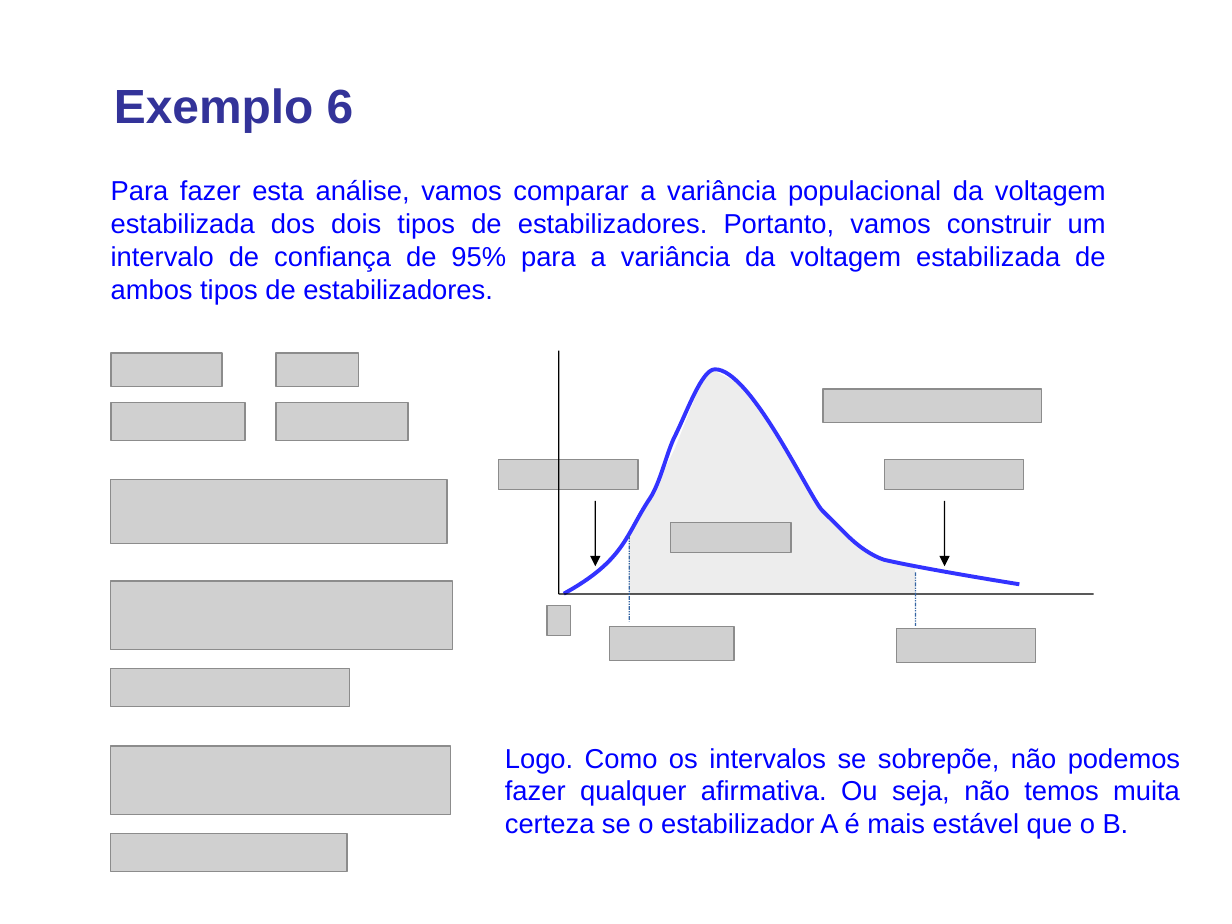
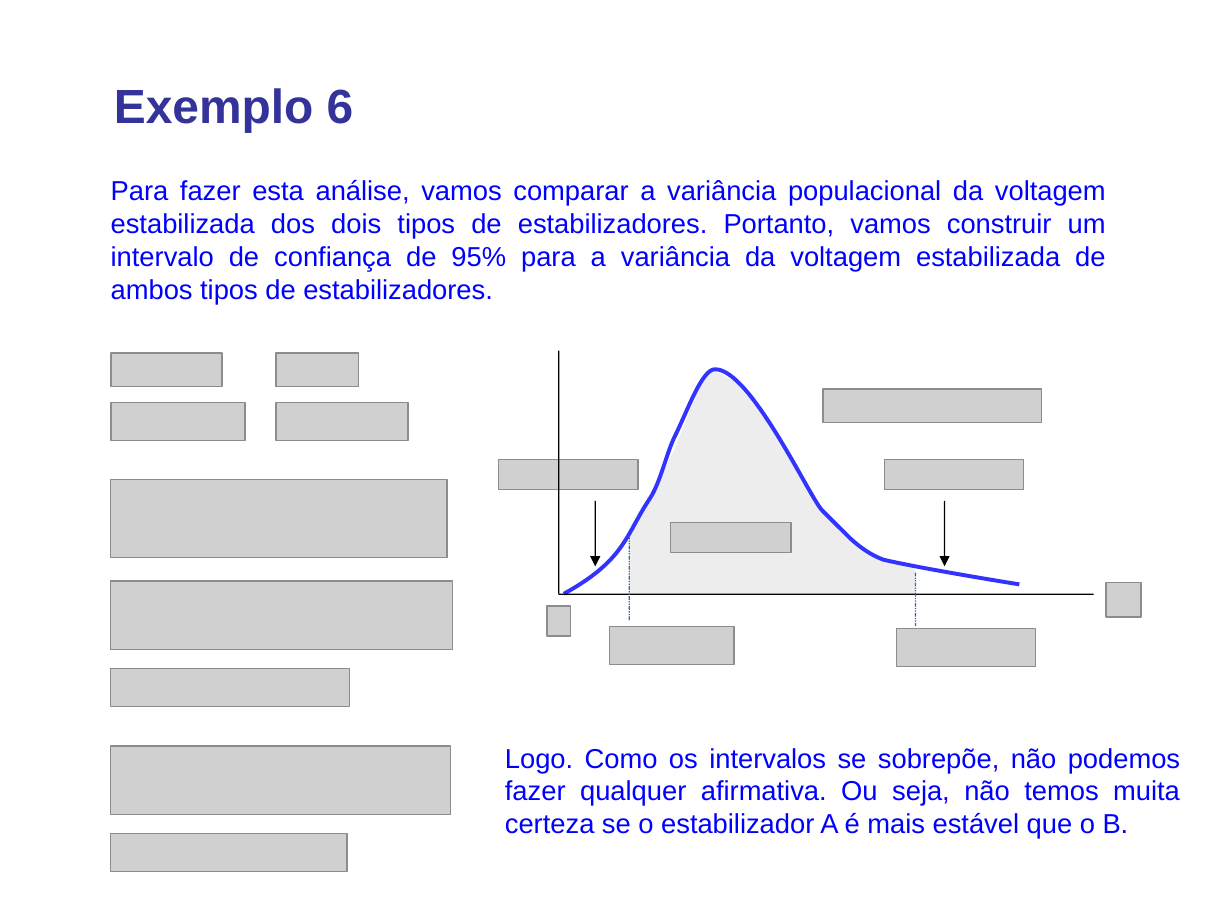
Before and after one commit to lansaviniec/estatistica, a slide deck: slide 38 of 7 estimativas e tamanhos amostrais.ppt. Drawn at 1232x924 pixels with LibreOffice and Linux fonts; fonts in the diff are those of the drawing; grey boxes stand for pictures; background and template pictures are left out. Boxes give left, top, right and bottom in pixels: in the first picture for what was removed or moved away, otherwise in the second. Text is boxed around its words. In the diff, an @@ line names an element or a change of style, - is before the commit and + after.

```diff
--- a/7 estimativas e tamanhos amostrais.ppt
+++ b/7 estimativas e tamanhos amostrais.ppt
@@ freeform shape at bbox=[564, 368, 1020, 594]: outline redrawn @@
@@ freeform shape at bbox=[630, 370, 915, 594]: outline redrawn @@
@@ picture: place and size @@
-picture at bbox=[111, 479, 447, 543]
+picture at bbox=[111, 479, 447, 558]
@@ picture added at bbox=[1106, 583, 1141, 617] @@
@@ picture: place and size @@
-picture at bbox=[896, 628, 1035, 663]
+picture at bbox=[896, 628, 1035, 667]
```
Also in this commit, not shown: 5 other slides changed.
